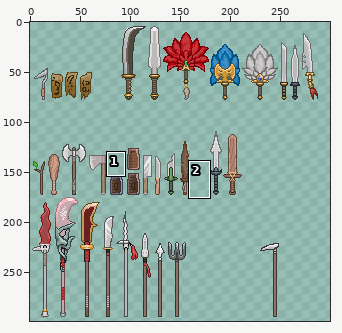
Sprite sheet, stored at 2DResource/무기/무기류.png. Above, an overview of the earlier version with the close-up marked.
Close-up. Before:
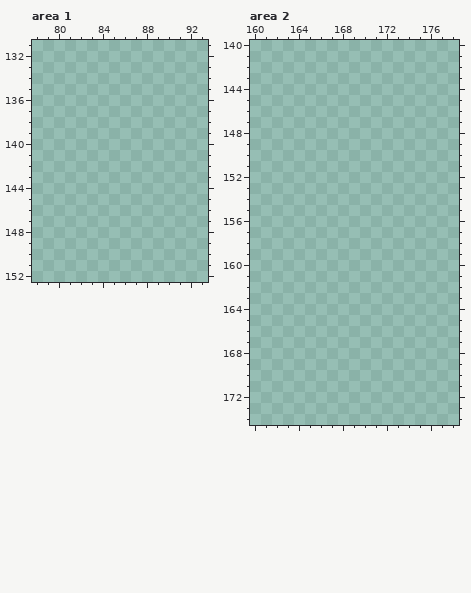
The file is 600x600 pixels, drawn in blocks of 2x2; one block is one cell here. Pixels under 10% opacity are left out. Colours within 5 levels of each other are drawn and written as one. Shown: area 1: x 78..93, y 131..152; area 2: x 160..178, y 140..174. The old version is drawn lined up with the new one. The wide view leaves out empty margins. The commit also changed other parts of the picture, which this record leaves out.
And afterwards:
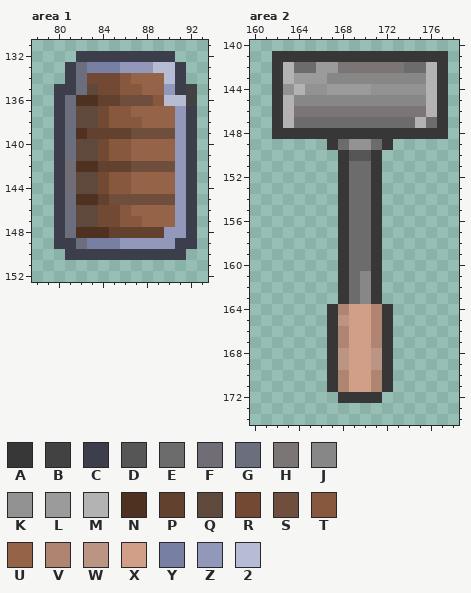
Palette (. is transparent): A #373737  B #424242  C #3c3e4b  D #565656  E #6c6c6c  F #716d77  G #6b6e7d  H #7b7575  J #878787  K #929292  L #9b9b9b  M #b3b3b3  N #4f3121  P #63412f  Q #5f483c  R #724933  S #704e3d  T #87573e  U #956348  V #af8471  W #bb9483  X #d19e87  Y #777fa2  Z #9198b9  2 #b7bcd5
From old to new:
drawings rearranged on the sheet (the old picture shows each at its new place; 1 dropped ones are not shown)
Area 1:
y 132: x 82..90 ......... -> CCCCCCCCC
y 133: x 81..91 ........... -> CGYYYZZZ22C
y 134: x 81..91 ........... -> CGRRRTUUU2C
y 135: x 80..92 ............. -> CCGQRRTTUUZCB
y 136: x 80..92 ............. -> CGNNPPSSST22B
y 137: x 80..92 ............. -> CGQQRTTUUUUZC
y 138: x 80..92 ............. -> CGQQRTTTUUUZC
y 139: x 80..92 ............. -> CGNPPPPSSSSZC
y 140..141: x 80..92 ............. -> CGQQRTTUUUUZC
y 142: x 80..92 ............. -> CFNNPPPSSSSZC
y 143..144: x 80..92 ............. -> CFQQRTTUUUUZC
y 145: x 80..92 ............. -> CGNNPSSSSSSZC
y 146: x 80..92 ............. -> CGQQRRTUUUUZC
y 147: x 80..92 ............. -> CGQQRRTTUUUZC
y 148: x 80..92 ............. -> CGNNNPPPPPZZC
y 149: x 80..92 ............. -> CCGYYYZZZZZCC
y 150: x 81..91 ........... -> CCCCCCCCCCC
Area 2:
y 141: x 162..177 ................ -> AAAAAAAAAAAAAAAA
y 142: x 162..177 ................ -> AMEELLHHHHHHEEMA
y 143: x 162..177 ................ -> AMLLLJJJJJJJJJMA
y 144: x 162..177 ................ -> AKMKKLLLLKKKKKMA
y 145: x 162..177 ................ -> AMJJJJJJJJJJJJMA
y 146: x 162..177 ................ -> AMHHHHHHHHHHHHMA
y 147: x 162..177 ................ -> AMEEEEEEEEEEEMEA
y 148: x 162..177 ................ -> AAAAAAAAAAAAAAAA
y 149: x 167..172 ...... -> AEKKEA
y 150: x 168..171 .... -> ADDA
y 151..160: x 168..171 .... -> AEEA
y 161..163: x 168..171 .... -> AEJA
y 164: x 167..172 ...... -> AVXXVA
y 165: x 167..172 ...... -> AWXXVA
y 166..167: x 167..172 ...... -> AVXXVA
y 168..169: x 167..172 ...... -> AWXXWA
y 170..171: x 167..172 ...... -> AVXXVA
y 172: x 168..171 .... -> AAAA
